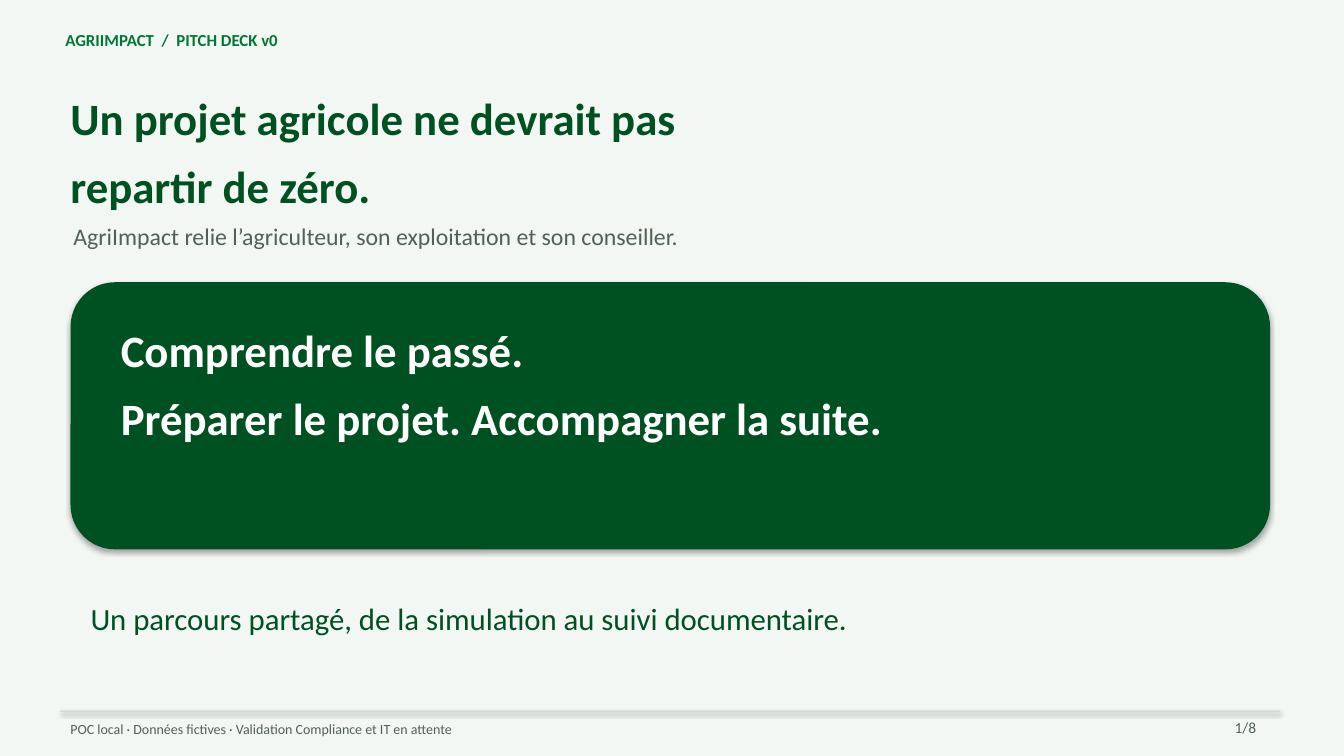
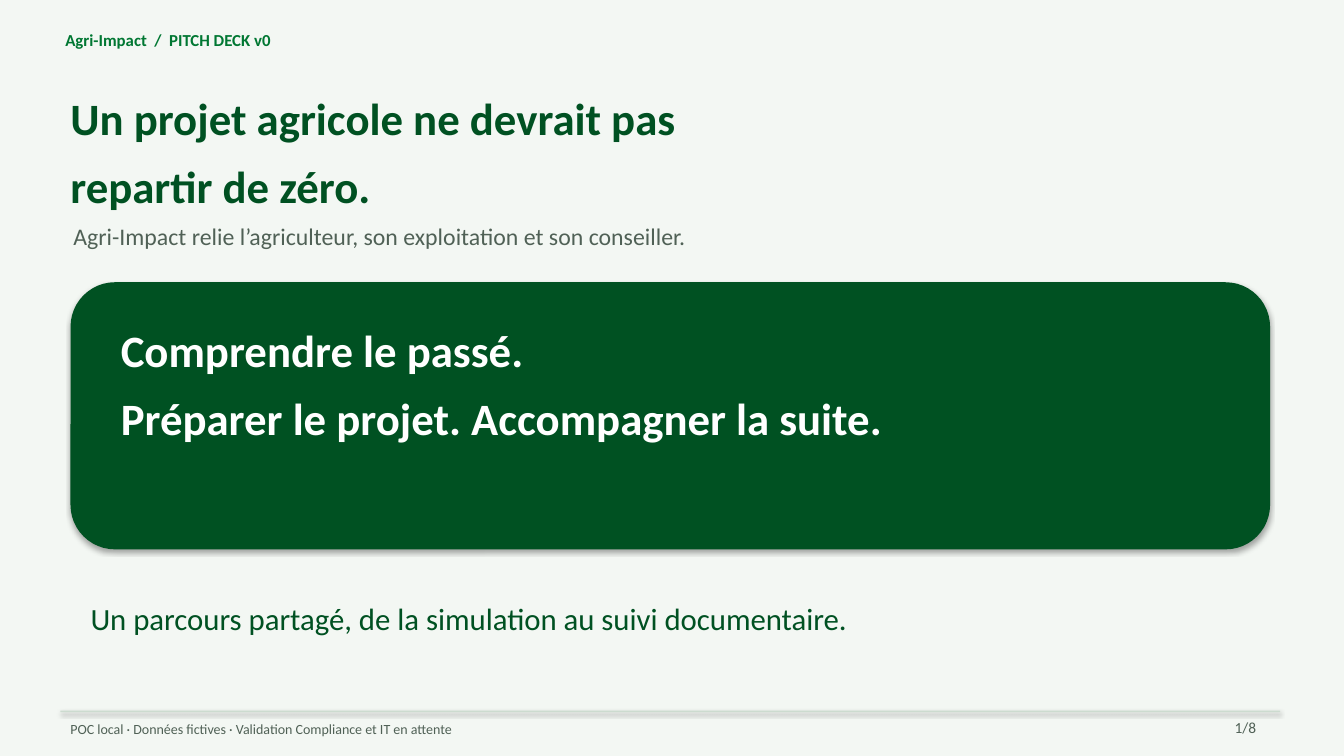
Before and after one commit to developooor/agriImpact, a slide deck: slide 1 of docs/S2.4/AgriImpact_Pitch_Deck_v0.pptx. Drawn at 1344x756 pixels with LibreOffice and Linux fonts; fonts in the diff are those of the drawing. Boxes give left, top, right and bottom in pixels: in the first picture for what was removed or moved away, otherwise in the second. Text is boxed around its words. In the diff, an @@ line names an element or a change of style, - is before the commit and + after.

Commit message:
Uniformiser Agri-Impact et harmoniser le style vert et orange

```diff
--- a/docs/S2.4/AgriImpact_Pitch_Deck_v0.pptx
+++ b/docs/S2.4/AgriImpact_Pitch_Deck_v0.pptx
@@ text at [65, 34, 270, 49]: text changed @@
-AGRIIMPACT / PITCH DECK v0
+Agri-Impact / PITCH DECK v0
@@ text at [73, 228, 685, 249]: text changed @@
-AgriImpact relie l’agriculteur, son exploitation et son conseiller.
+Agri-Impact relie l’agriculteur, son exploitation et son conseiller.
```
Also in this commit, not shown: 7 other slides changed, 8 other files.
